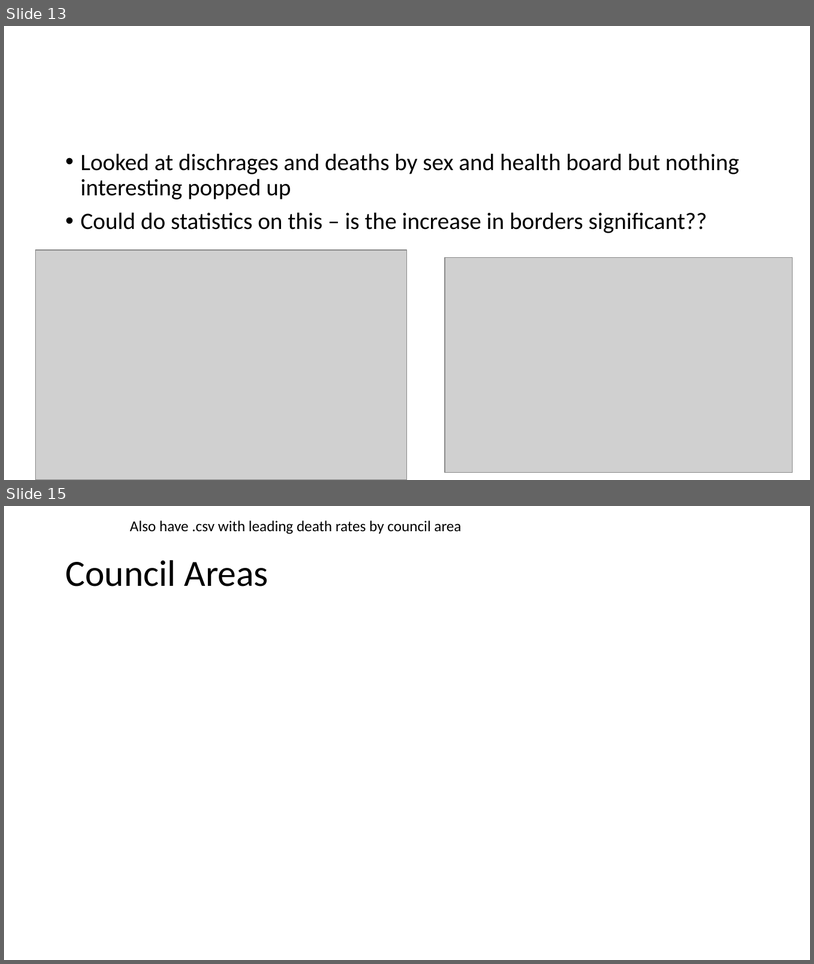
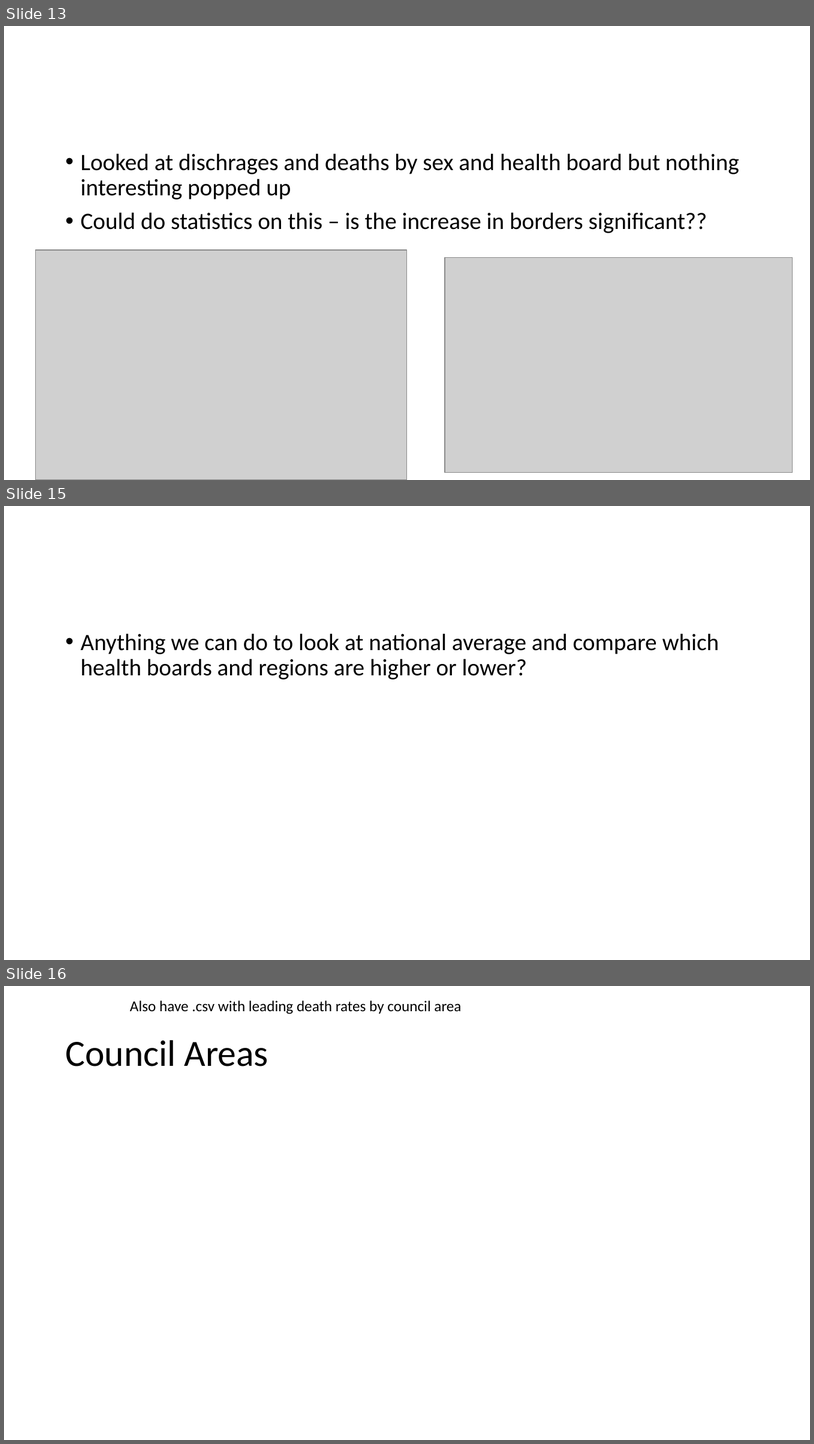
Before and after one commit to fionacarson/final_project_phs_stroke, a slide deck: presentation/phs_stroke_presentation.pptx. Shown one above the other, each under a label of ours: slides 13 and 15 before the commit, slides 13, 15 and 16 after it; the slides between them are not shown. The pictures are 814x964 and 814x1444 pixels, drawn with LibreOffice and Linux fonts; fonts in the diff are those of the drawing; grey boxes stand for pictures. Boxes give left, top, right and bottom in pixels: in the first picture for what was removed or moved away, otherwise in the second. Text is boxed around its words. In the diff, an @@ line names an element or a change of style, - is before the commit and + after.

```diff
--- a/presentation/phs_stroke_presentation.pptx
+++ b/presentation/phs_stroke_presentation.pptx
@@ slide 15 added at [4,506,810,960], background #FFFFFF @@
@@ text added at [81,633,720,679], 28 pt, text #000000 @@
+• Anything we can do to look at national average and compare which health boards and regions are higher or lower?
@@ what was slide 15 is now slide 16 @@
```
Also in this commit, not shown: 5 slides changed, 5 other slides added, 3 slides removed, 9 other files.
